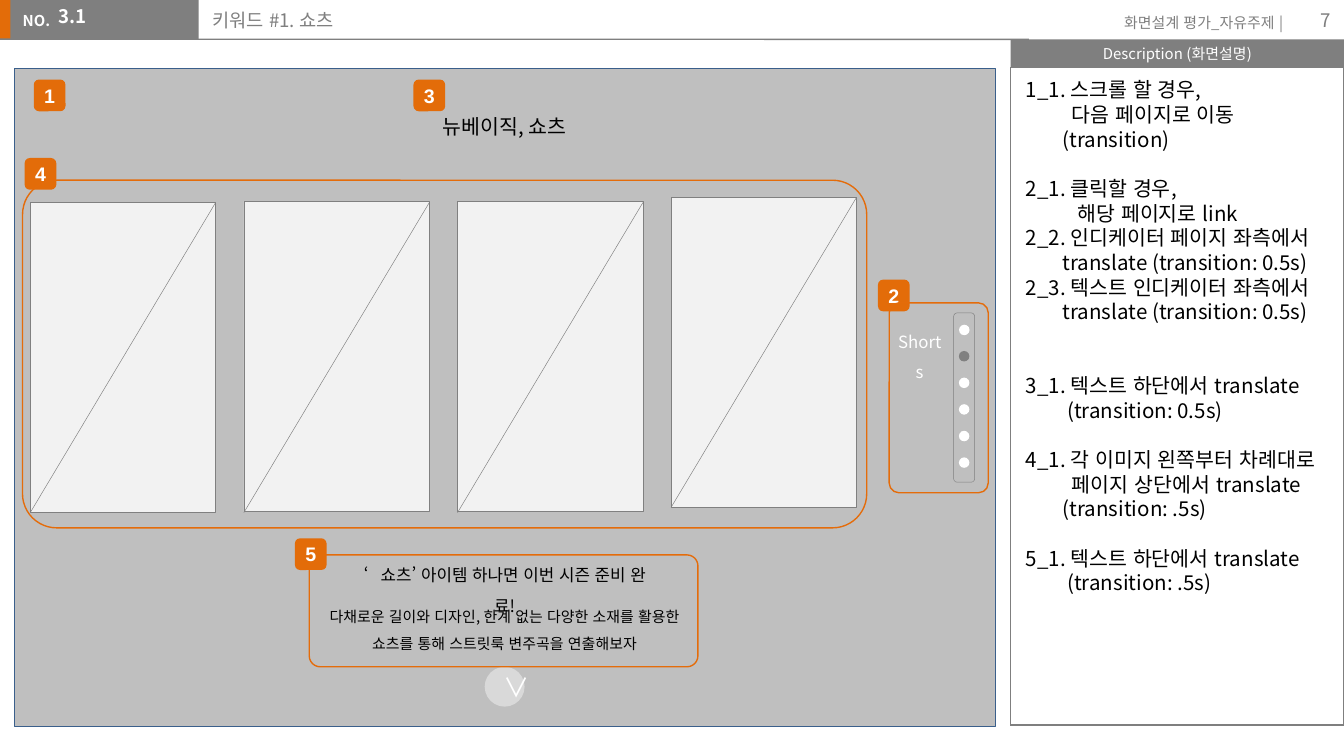
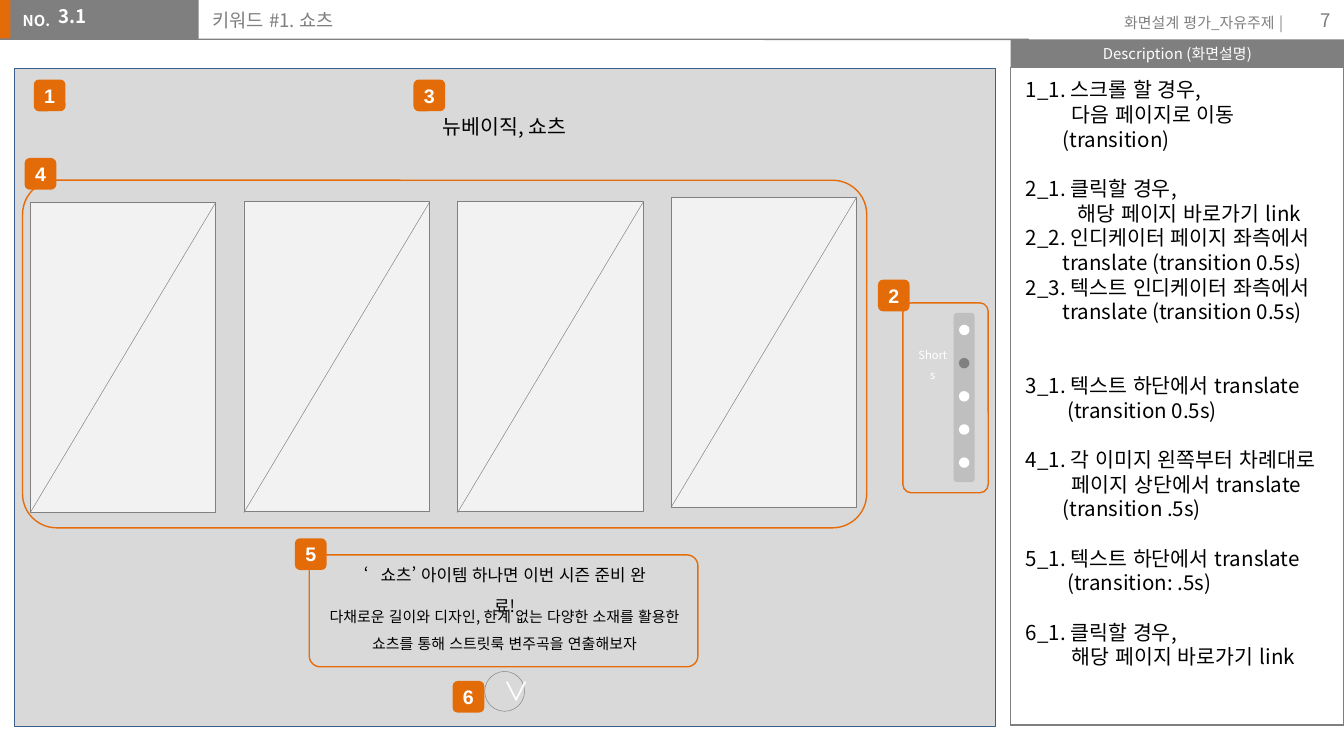
Before and after one commit to chaemilee9012/TIL2020, a slide deck: slide 7 of assignment/storyboard/이채미.pptx. Drawn at 1344x756 pixels with LibreOffice and Linux fonts; fonts in the diff are those of the drawing. Boxes give left, top, right and bottom in pixels: in the first picture for what was removed or moved away, otherwise in the second. Text is boxed around its words. In the diff, an @@ line names an element or a change of style, - is before the commit and + after.

```diff
--- a/assignment/storyboard/이채미.pptx
+++ b/assignment/storyboard/이채미.pptx
@@ rectangle at bbox=[13, 69, 995, 727]: fill #BFBFBF to #D9D9D9 @@
@@ text at bbox=[1077, 204, 1301, 223]: text changed @@
-해당 페이지로 link
+해당 페이지 바로가기 link
@@ text at bbox=[1026, 253, 1309, 323]: text changed @@
-translate (transition: 0.5s) 2_3. 텍스트 인디케이터 좌측에서
-translate (transition: 0.5s)
+translate (transition 0.5s) 2_3. 텍스트 인디케이터 좌측에서
+translate (transition 0.5s)
@@ rounded rectangle: place and size @@
-rounded rectangle at bbox=[890, 302, 989, 492]
+rounded rectangle at bbox=[903, 302, 988, 492]
@@ rounded rectangle at bbox=[954, 313, 976, 482]: outline #808080 0.25 pt to none @@
@@ text "Shorts": place and size @@
-text "Shorts" at bbox=[882, 332, 958, 372]
+text "Shorts" at bbox=[903, 344, 962, 378]
@@ text "Shorts" at bbox=[903, 344, 962, 378]: size 9 to 6 pt @@
@@ ellipse: place and size @@
-ellipse at bbox=[958, 351, 969, 362]
+ellipse at bbox=[958, 358, 969, 368]
@@ ellipse removed at bbox=[958, 378, 969, 388] @@
@@ ellipse: place and size @@
-ellipse at bbox=[958, 405, 969, 415]
+ellipse at bbox=[958, 391, 969, 402]
@@ text at bbox=[1067, 401, 1217, 422]: text changed @@
-(transition: 0.5s)
+(transition 0.5s)
@@ ellipse: place and size @@
-ellipse at bbox=[958, 431, 969, 442]
+ellipse at bbox=[958, 425, 969, 435]
@@ text at bbox=[1063, 499, 1201, 520]: text changed @@
-(transition: .5s)
+(transition .5s)
@@ text at bbox=[1026, 622, 1295, 666]: paragraphs added @@
+6_1. 클릭할 경우,
+해당 페이지 바로가기 link
@@ rounded rectangle added at bbox=[453, 681, 485, 714], fill #E36C09, 10.5 pt, text #FFFFFF, bold @@
+6
@@ ellipse "∨": place and size @@
-ellipse "∨" at bbox=[485, 667, 526, 707]
+ellipse "∨" at bbox=[485, 672, 526, 712]
@@ ellipse "∨" at bbox=[485, 672, 526, 712]: outline none to #808080 0.25 pt @@
```
Also in this commit, not shown: 3 other slides changed, 1 slide added, 2 slides removed, 3 other files.
